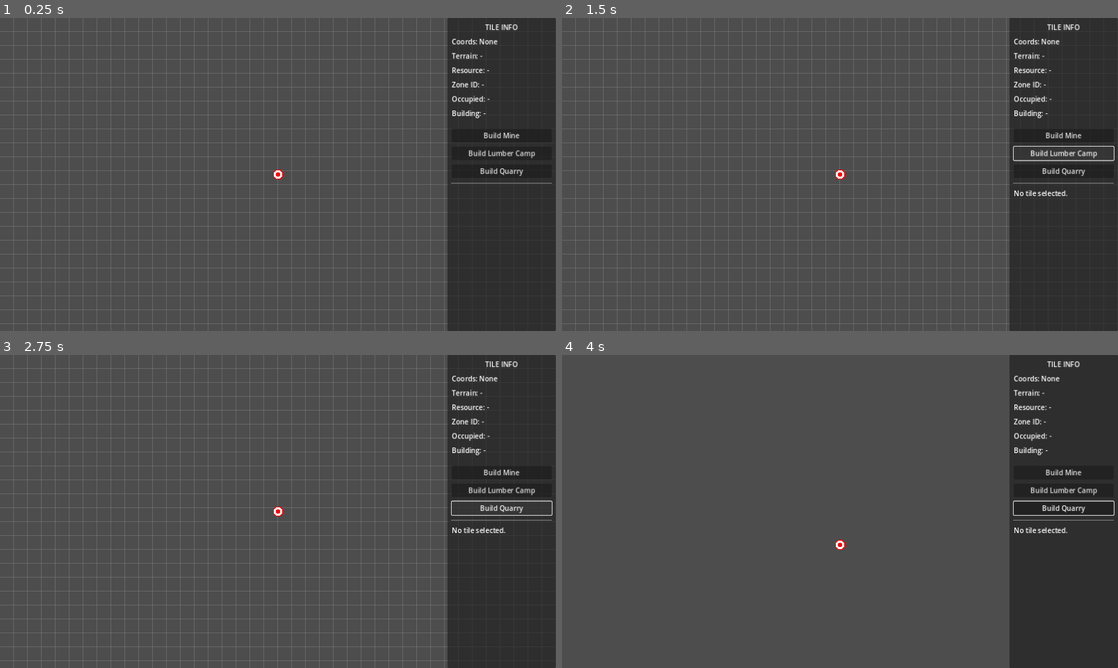
Above: before the commit, frames 1-4 (two rows, left to right).
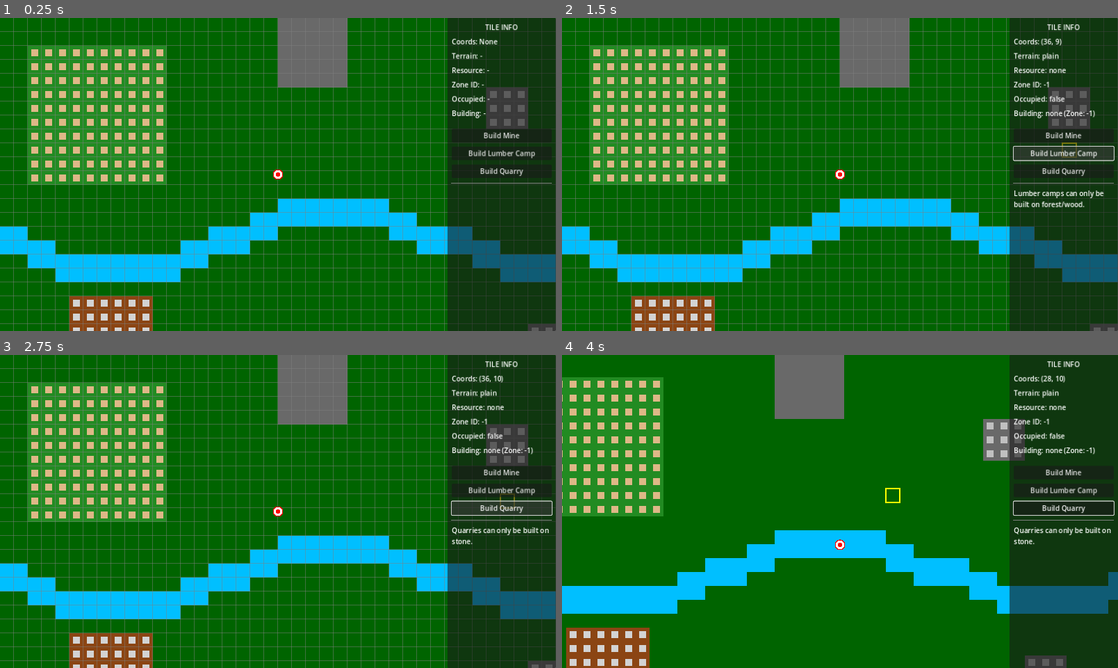
Above: after the commit, the same moments.

Repository: NckNA/-
Game: Godot game, scene res://scenes/Main.tscn
Same seed, same stepped clock (60 frames per second), same inputs: the game is played once before the commit and once after it.
Inputs (mouse positions are in pixels of both pictures, inside the frame that each line leads up to):
- Up to frame 1 (0.25 s): no input
- Up to frame 2 (1.5 s): click "Build Mine" at 0.5 s; click "Build Lumber Camp" at 1.25 s
- Up to frame 3 (2.75 s): click "Build Quarry" at 2 s
- Up to frame 4 (4 s): tap Enter at 2.75 s; move the mouse to (962, 495) at 2.77 s; hold D 2.78-3.53 s; tap G at 2.85 s; click (962, 495) at 2.92 s; move the mouse to (728, 527) at 3.52 s; hold S from 3.53 s (still down); tap C at 3.6 s

The runs differ from the first frame. In frame 1, 95% of the frame differs, in the area x 0-100%, y 0-100%; in frame 2, 95%; in frame 3, 95%; in frame 4, 97%.
Error before the commit: Invalid assignment of property or key 'grid_x' with value of type 'int' on a base object of type 'TileData'. (res://scripts/MapManager.gd:21)

Commit message:
Final fix for 'Владение Prototype' v0.001
- Renamed custom TileData class to PrototypeTileData to avoid conflict with Godot 4 built-in class.
- Updated all script references and logic to use PrototypeTileData.
- Finalized prototype with functional map, movement, camera, and building systems.

Co-authored-by: NckNA <200205068+NckNA@users.noreply.github.com>

Diff:
--- a/scripts/MapManager.gd
+++ b/scripts/MapManager.gd
@@ -7,7 +7,7 @@
 signal tile_selected(tile_data)
 signal map_updated
 
-var map_data = {} # Dictionary of Vector2i -> TileData
+var map_data = {} # Dictionary of Vector2i -> PrototypeTileData
 var selected_tile_coords = Vector2i(-1, -1)
 
 func _ready():
@@ -17,7 +17,7 @@
 	# 1. Fill with plain terrain
 	for y in range(MAP_HEIGHT):
 		for x in range(MAP_WIDTH):
-			var tile = TileData.new()
+			var tile = PrototypeTileData.new()
 			tile.grid_x = x
 			tile.grid_y = y
 			map_data[Vector2i(x, y)] = tile
@@ -74,7 +74,7 @@
 
 	map_updated.emit()
 
-func get_tile_at_coords(coords: Vector2i) -> TileData:
+func get_tile_at_coords(coords: Vector2i) -> PrototypeTileData:
 	if coords in map_data:
 		return map_data[coords]
 	return null
--- a/scripts/TileData.gd
+++ b/scripts/PrototypeTileData.gd
@@ -1,5 +1,5 @@
 extends Resource
-class_name TileData
+class_name PrototypeTileData
 
 @export var grid_x: int = 0
 @export var grid_y: int = 0
--- a/tests/ValidationTests.gd
+++ b/tests/ValidationTests.gd
@@ -45,7 +45,8 @@
 	# 5. Mine can be built on iron
 	var iron_tile_coords = Vector2i(-1, -1)
 	for coords in map_manager.map_data:
-		if map_manager.map_data[coords].resource_type == "iron":
+		var tile = map_manager.map_data[coords]
+		if tile.resource_type == "iron":
 			iron_tile_coords = coords
 			break
 
